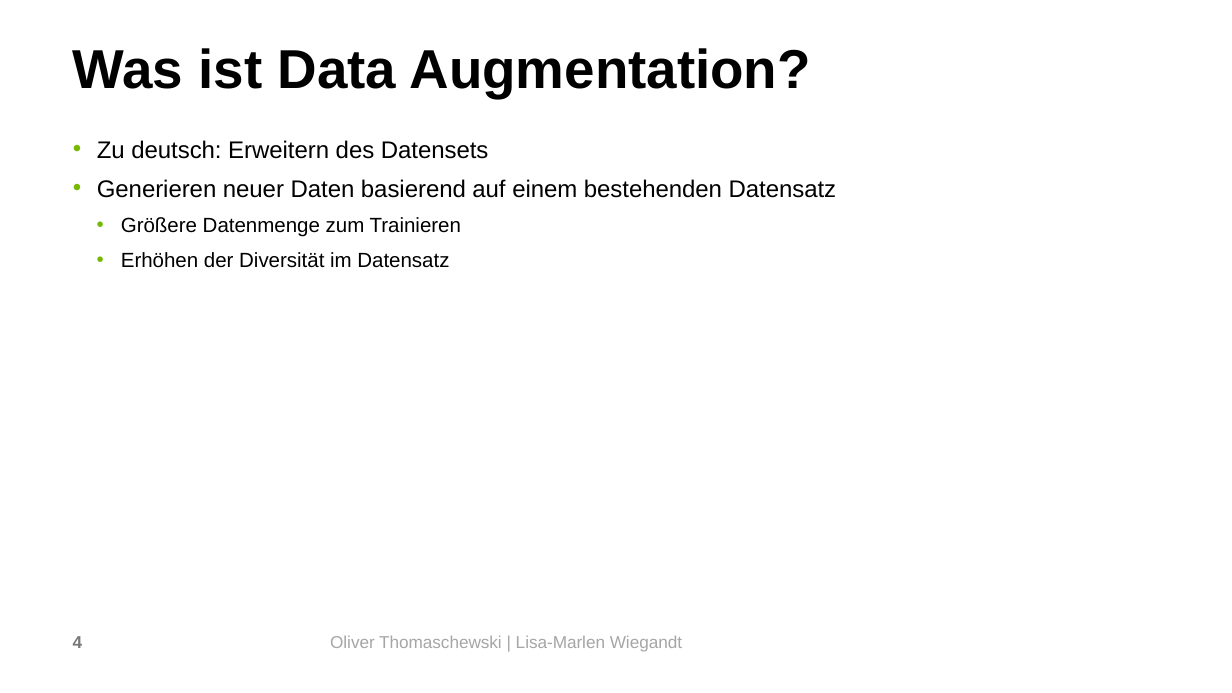
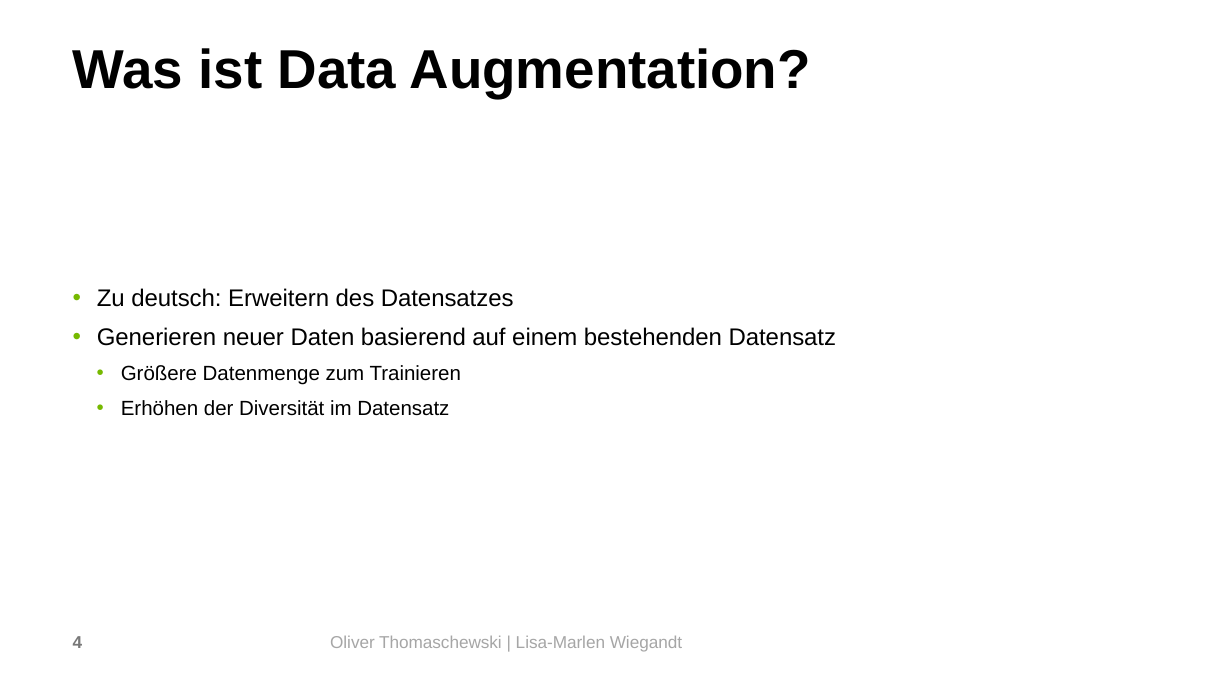
Before and after one commit to OliverThomaschewski/data_augmentation, a slide deck: slide 4 of Präsi.pptx. Drawn at 1232x693 pixels with LibreOffice and Linux fonts; fonts in the diff are those of the drawing; background and template pictures are left out. Boxes give left, top, right and bottom in pixels: in the first picture for what was removed or moved away, otherwise in the second. Text is boxed around its words. In the diff, an @@ line names an element or a change of style, - is before the commit and + after.

```diff
--- a/Präsi.pptx
+++ b/Präsi.pptx
@@ text "Zu deutsch: Erweitern des Datensatzes": place and size @@
-text "Zu deutsch: Erweitern des Datensatzes" at (97, 140, 837, 268)
+text "Zu deutsch: Erweitern des Datensatzes" at (97, 288, 837, 416)
@@ text at (97, 288, 514, 307): text changed @@
-      • Zu deutsch: Erweitern des Datensets
+      • Zu deutsch: Erweitern des Datensatzes
```
Also in this commit, not shown: 11 other slides changed, 12 slides added, 1 slide removed, 1 other file.
